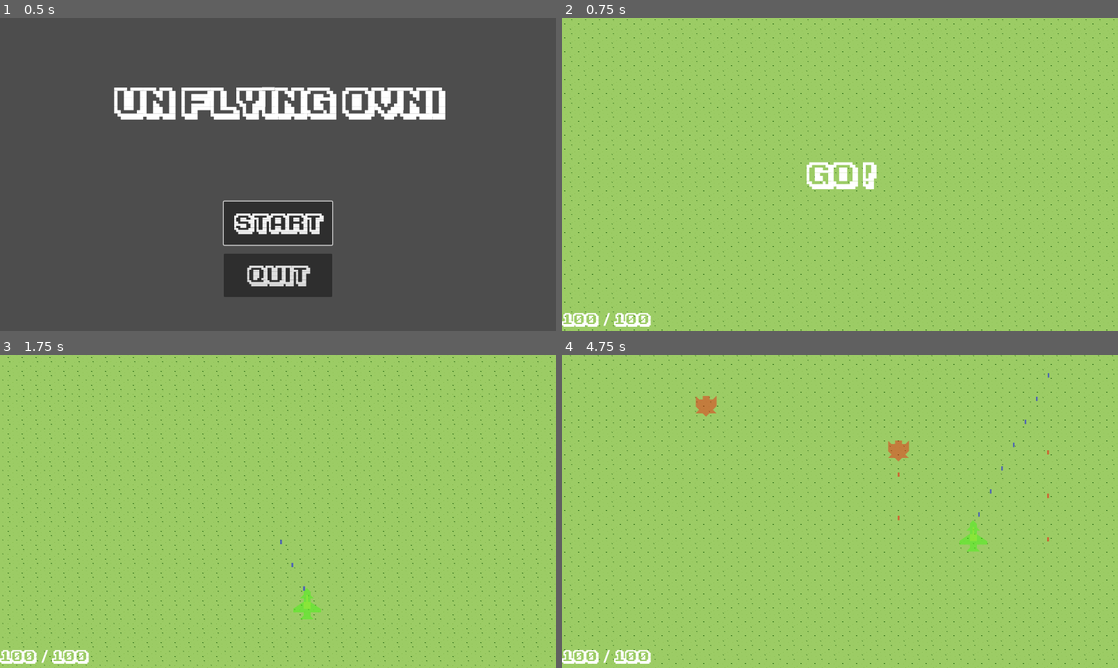
Above: before the commit, frames 1-4 (two rows, left to right).
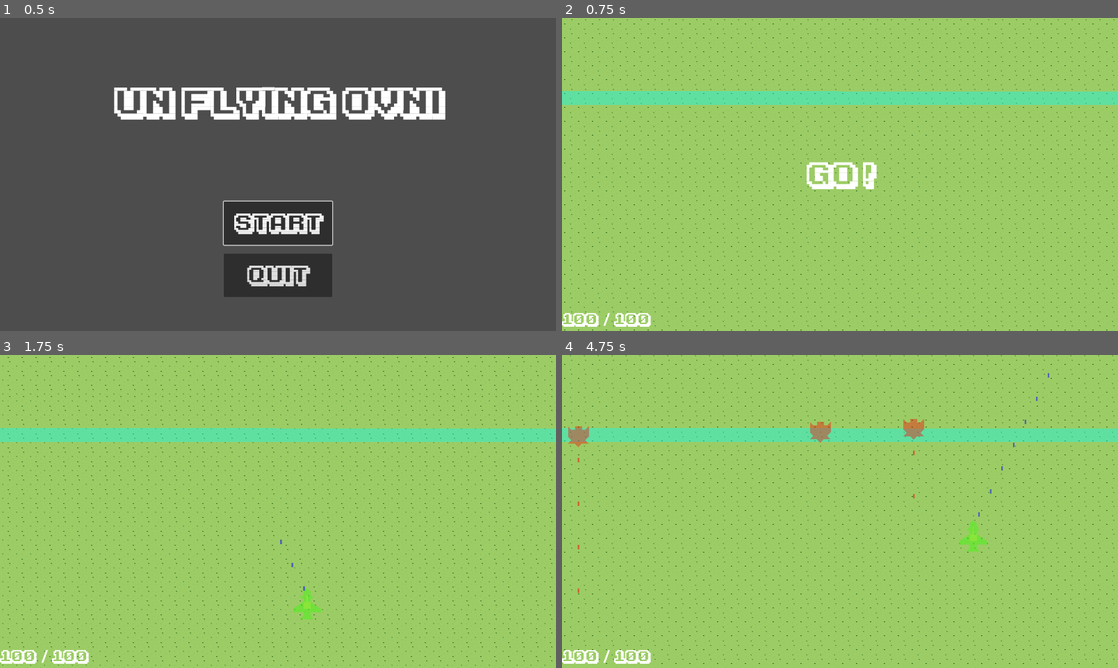
Above: after the commit, the same moments.

Repository: mmyumu/OVNI-godot
Game: Godot game, scene res://menu.tscn
Two runs of this game, one before a commit and one after it. Both use one fixed random seed, a clock stepped at 60 frames per second and the inputs below.
Inputs (mouse positions are in pixels of both pictures, inside the frame that each line leads up to):
- Up to frame 1 (0.5 s): no input
- Up to frame 2 (0.75 s): click "Start" at 0.5 s
- Up to frame 3 (1.75 s): tap Enter at 1.25 s; move the mouse to (400, 495) at 1.27 s; hold Right (move_right) from 1.28 s (still down); hold Space (shoot) from 1.28 s (still down); click (400, 495) at 1.42 s
- Up to frame 4 (4.75 s): move the mouse to (728, 527) at 2.02 s; release Right (move_right) at 2.03 s; release Space (shoot) at 2.03 s; hold Down (move_down) 2.03-2.78 s; tap Space (shoot) at 2.1, 3.6 s; move the mouse to (895, 442) at 2.77 s; hold Right (move_right) 2.78-3.53 s; hold Space (shoot) 2.78-3.53 s; move the mouse to (812, 574) at 3.52 s; hold Up (move_up) 3.53-4.28 s; click (812, 574) at 3.67 s; move the mouse to (1006, 558) at 4.27 s; hold Left (move_left) from 4.28 s (still down); hold Space (shoot) from 4.28 s (still down)

Frame 1 is identical in both runs. In frame 2, 4.3% of the frame differs, in the area x 0-100%, y 23-28%; in frame 3, 4.3%; in frame 4, 5.0%, in the area x 0-100%, y 13-76%.

Commit message:
Spawn enemies in the spawner area

Diff:
--- a/main_stage.gd
+++ b/main_stage.gd
@@ -1,15 +1,12 @@
 extends Node
 
-var rng = RandomNumberGenerator.new()
 var enemy_index = 0
 
-# Called when the node enters the scene tree for the first time.
 func _ready():
 	get_tree().paused = true
 	update_hp()
 	$Player.hide()
 
-# Called every frame. 'delta' is the elapsed time since the previous frame.
 func _process(delta):
 	update_hp()
 
@@ -33,13 +30,8 @@
 func _on_spawn_timer_timeout():
 	# TODO: improve spawn position (outside of screen? not on player?)
 	# TODO: spawn waves of enemies instead of enemies 1 by 1 (scripted? random mechanism?)
-	var x = rng.randi_range(0, GlobalVariables.screen_size.x)
-	var y = rng.randi_range(0, GlobalVariables.screen_size.y/2)
-	var spawn_position = Vector2(x, y)
-	var enemy = $Spawner.spawn(spawn_position, enemy_index)
-
+	var enemy = $Spawner.spawn(enemy_index)
 	enemy.shoot.connect(_on_enemy_shoot)
-
 	enemy_index += 1
 
 func _on_enemy_shoot(projectile, direction, location):
--- a/main_stage.tscn
+++ b/main_stage.tscn
@@ -15,6 +15,8 @@
 [node name="HUD" parent="." instance=ExtResource("3_ww8p0")]
 
 [node name="Spawner" parent="." instance=ExtResource("4_hcxan")]
+position = Vector2(0, 200)
+polygon = PackedVector2Array(0, 0, 0, -32, 553.974, -31.5672, 1280, -31, 1280, 0)
 
 [node name="SpawnTimer" type="Timer" parent="Spawner"]
 
--- a/unit/enemies/spawner.gd
+++ b/unit/enemies/spawner.gd
@@ -1,22 +1,54 @@
-extends Node
+extends Polygon2D
+
+var rng = RandomNumberGenerator.new()
 
 var enemy = preload("res://unit/enemies/enemy1.tscn")
 
-# Called when the node enters the scene tree for the first time.
+var min_point
+var max_point
+
 func _ready():
-	pass
+	var min_x
+	var max_x
+	var min_y
+	var max_y
 
+	for p in polygon:
+		if min_x == null:
+			min_x = p.x
+		if max_x == null:
+			max_x = p.x
+		if min_y == null:
+			min_y = p.y
+		if max_y == null:
+			max_y = p.y
 
-# Called every frame. 'delta' is the elapsed time since the previous frame.
+		if p.x < min_x:
+			min_x = p.x
+		if p.x > max_x:
+			max_x = p.x
+		if p.y < min_y:
+			min_y = p.y
+		if p.y > max_y:
+			max_y = p.y
+
+	min_point = to_global(Vector2(min_x, min_y))
+	max_point = to_global(Vector2(max_x, max_y))
+
+	print("min_x=%s, max_x=%s, min_y=%s, max_y=%s" % [min_x, max_x, min_y, max_y])
+
 func _process(delta):
 	pass
 
-func spawn(position, enemy_index):
+func spawn(enemy_index):
+	var x = rng.randi_range(min_point.x, max_point.x)
+	var y = rng.randi_range(min_point.y, max_point.y)
+	var spawn_position = Vector2(x, y)
 	var spawned_enemy = enemy.instantiate()
 	spawned_enemy.name = "Enemy%s" % enemy_index
 	get_parent().add_child(spawned_enemy)
-	spawned_enemy.position = position
+	spawned_enemy.position = spawn_position
 	spawned_enemy.rotation = TAU/2
-	print("Spawned enemy %s at x=%s, y=%s" % [spawned_enemy.name, position.x, position.y])
+	print("Spawned enemy %s at x=%s, y=%s" % [spawned_enemy.name, spawn_position.x, spawn_position.y])
 
 	return spawned_enemy
--- a/unit/enemies/spawner.tscn
+++ b/unit/enemies/spawner.tscn
@@ -2,5 +2,9 @@
 
 [ext_resource type="Script" path="res://unit/enemies/spawner.gd" id="1_87q1l"]
 
-[node name="Spawner" type="Node"]
+[node name="Spawner" type="Polygon2D"]
+color = Color(0, 1, 1, 0.392157)
+polygon = PackedVector2Array(0, 0, 0, -32, 1280, -31, 1280, 0)
 script = ExtResource("1_87q1l")
+
+[node name="Sprite2D" type="Sprite2D" parent="."]
